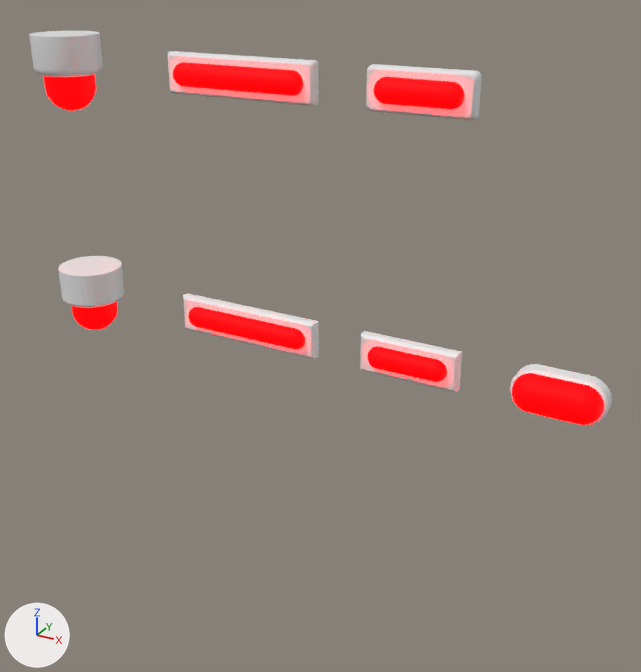
A saved change to the Blender file wip/models/EmergencyLights.blend.
One viewpoint serves both versions: a 50 mm camera at (7.2, -7.44, 4.7) aimed at (3.07, 0.08, 0.95). The lights are fixed; the arrows at lower left show +X, +Y and +Z.
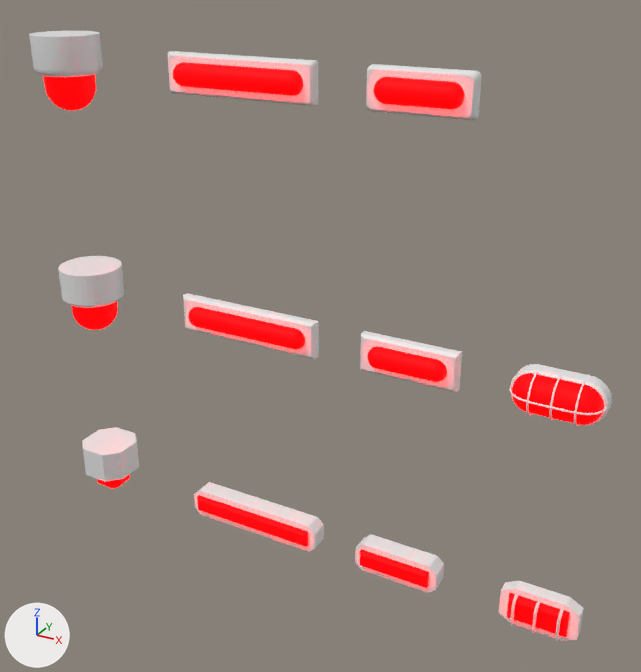
The newer file is also turned or shifted as a whole; pictures and numbers use the older file's frame.

What differs and where, as boxes [x1, y1, x2, y2] in the pictures (641 x 672 px):
'Cube.004', reshaped: before [510, 364, 612, 425]; after [509, 364, 612, 426]
'Cube.007', added: after [194, 482, 324, 552]
    faces in mat_material_001 (its picture is missing): [194, 482, 324, 552]
    faces in mat_material_002 (red #ff000c): [197, 495, 308, 547]
'Cube.005', added (red): after [499, 581, 584, 641]
    faces in mat_material_001 (its picture is missing): [499, 581, 584, 641]
    faces in mat_material_002 (red #ff000c): [507, 593, 570, 637]
'Cube.006', added: after [355, 534, 444, 593]
    faces in mat_material_001 (its picture is missing): [355, 534, 444, 593]
    faces in mat_material_002 (red #ff000c): [360, 549, 429, 588]
'Cube.008', added: after [82, 427, 139, 488]
    faces in mat_material_001 (its picture is missing): [82, 427, 139, 482]
    faces in mat_material_002 (red #ff000c): [97, 475, 130, 488]
part 1 of me_cube, added: after [574, 380, 586, 426]
part 2 of me_cube, added: after [526, 371, 538, 415]
part 3 of me_cube, added: after [549, 375, 561, 421]
part 4 of me_cube, added: after [509, 386, 608, 415]

The change, as a diff of the scene's bpy script:
```diff
--- a/wip/models/EmergencyLights.blend.py
+++ b/wip/models/EmergencyLights.blend.py
@@ me_cube @@
 # used by ob_cube_004; location = (5.57, 0.0, 0.9); scale = (0.543, 0.543, 0.543)
-me_cube.from_pydata(...)  # 353 vertices, 323 faces; spans x -0.74..0.93, y -0.49..0.14, z -0.37..0.45
+me_cube.from_pydata(...)  # 2017 vertices, 1859 faces; spans x -0.74..0.93, y -0.55..0.14, z -0.38..0.45
+# me_cube part 1: a new loose piece of 416 vertices spanning x 0.47..0.51, y -0.54..-0.09, z -0.38..0.45, in mat_material_001 (its picture is missing)
+# me_cube part 2: a new loose piece of 416 vertices spanning x -0.32..-0.29, y -0.54..-0.09, z -0.38..0.45, in mat_material_001 (its picture is missing)
+# me_cube part 3: a new loose piece of 416 vertices spanning x 0.07..0.11, y -0.54..-0.09, z -0.38..0.45, in mat_material_001 (its picture is missing)
+# me_cube part 4: a new loose piece of 416 vertices spanning x -0.73..0.92, y -0.55..-0.09, z 0.03..0.07, in mat_material_001 (its picture is missing)
 me_cube.materials.append(mat_material_001)
@@ me_cube_009 @@
+me_cube_009.from_pydata(...)  # 40 vertices, 28 faces; spans x -1.0..1.0, y -1.0..1.0, z -1.08..1.0
+# faces by material slot: [10, 18]
+me_cube_009.materials.append(mat_material_001)  # its picture is missing
+me_cube_009.materials.append(mat_material_002)  # red #ff000c
@@ me_cube_008 @@
+me_cube_008.from_pydata(...)  # 28 vertices, 20 faces; spans x -3.05..6.57, y -0.96..0.61, z -1.0..1.0
+# faces by material slot: [10, 10]
+me_cube_008.materials.append(mat_material_001)  # its picture is missing
+me_cube_008.materials.append(mat_material_002)  # red #ff000c
@@ me_cube_007 @@
+me_cube_007.from_pydata(...)  # 28 vertices, 20 faces; spans x -1.0..4.52, y -0.96..0.61, z -1.0..1.0
+# faces by material slot: [10, 10]
+me_cube_007.materials.append(mat_material_001)  # its picture is missing
+me_cube_007.materials.append(mat_material_002)  # red #ff000c
@@ me_cube_006 @@
+me_cube_006.from_pydata(...)  # 100 vertices, 89 faces; spans x 5.208..6.025, y -0.217..0.074, z -0.937..-0.485
+# faces by material slot: [79, 10]
+me_cube_006.materials.append(mat_material_001)  # its picture is missing
+me_cube_006.materials.append(mat_material_002)  # red #ff000c
@@ ob_cube_008 @@
+ob_cube_008 = bpy.data.objects.new('Cube.008', me_cube_009)
+ob_cube_008.location = (0.0, 0.0, -1.47)
+ob_cube_008.scale = (0.318, 0.318, 0.318)
@@ ob_cube_007 @@
+ob_cube_007 = bpy.data.objects.new('Cube.007', me_cube_008)
+ob_cube_007.location = (1.94, 0.0, -1.55)
+ob_cube_007.scale = (0.176, 0.176, 0.176)
@@ ob_cube_006 @@
+ob_cube_006 = bpy.data.objects.new('Cube.006', me_cube_007)
+ob_cube_006.location = (3.79, 0.0, -1.55)
+ob_cube_006.scale = (0.176, 0.176, 0.176)
@@ ob_cube_005 @@
+ob_cube_005 = bpy.data.objects.new('Cube.005', me_cube_006)
+ob_cube_005.location = (0.07, 0.0, -0.84)
```
